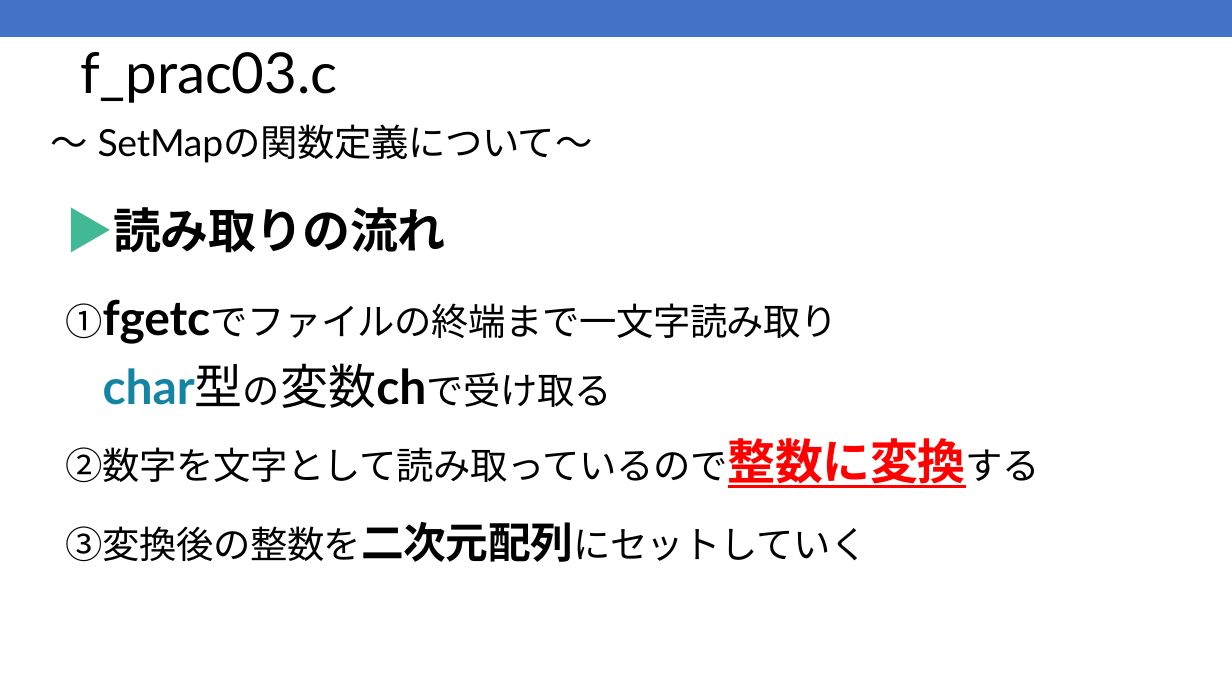
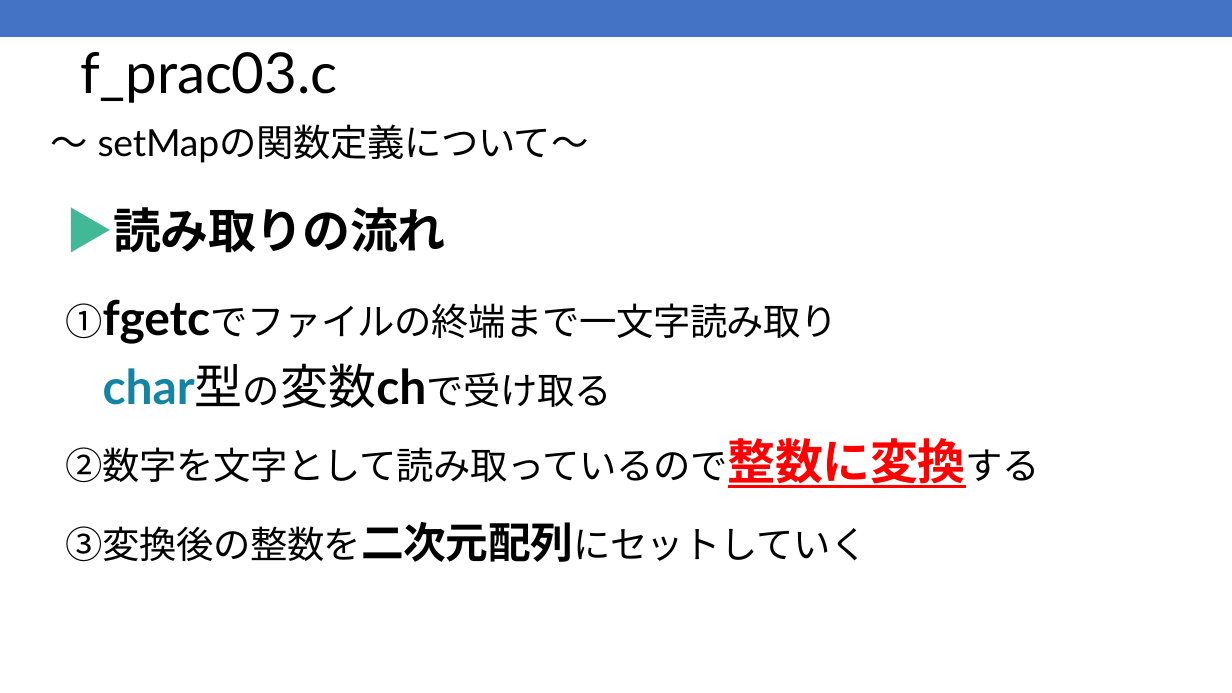
Before and after one commit to kic-murata/cpp2025, a slide deck: slide 22 of 授業資料/演習問題：ファイル処理.pptx (slide 40 before the commit). Drawn at 1232x693 pixels with LibreOffice and Linux fonts; fonts in the diff are those of the drawing. Boxes give left, top, right and bottom in pixels: in the first picture for what was removed or moved away, otherwise in the second. Text is boxed around its words. In the diff, an @@ line names an element or a change of style, - is before the commit and + after.

```diff
--- a/授業資料/演習問題：ファイル処理.pptx
+++ b/授業資料/演習問題：ファイル処理.pptx
@@ text at [98,124,589,163]: text changed @@
-～ SetMapの関数定義について～
+～ setMapの関数定義について～
```
Also in this commit, not shown: 6 other slides changed, 21 slides removed, 4 other files.
